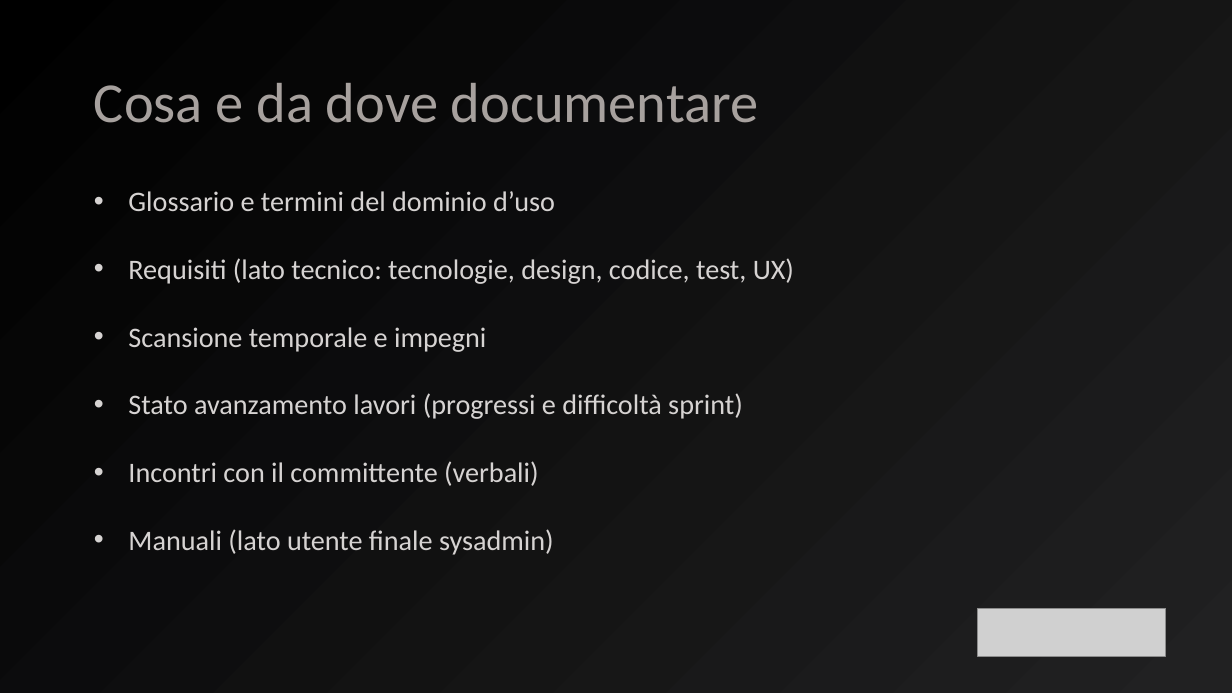
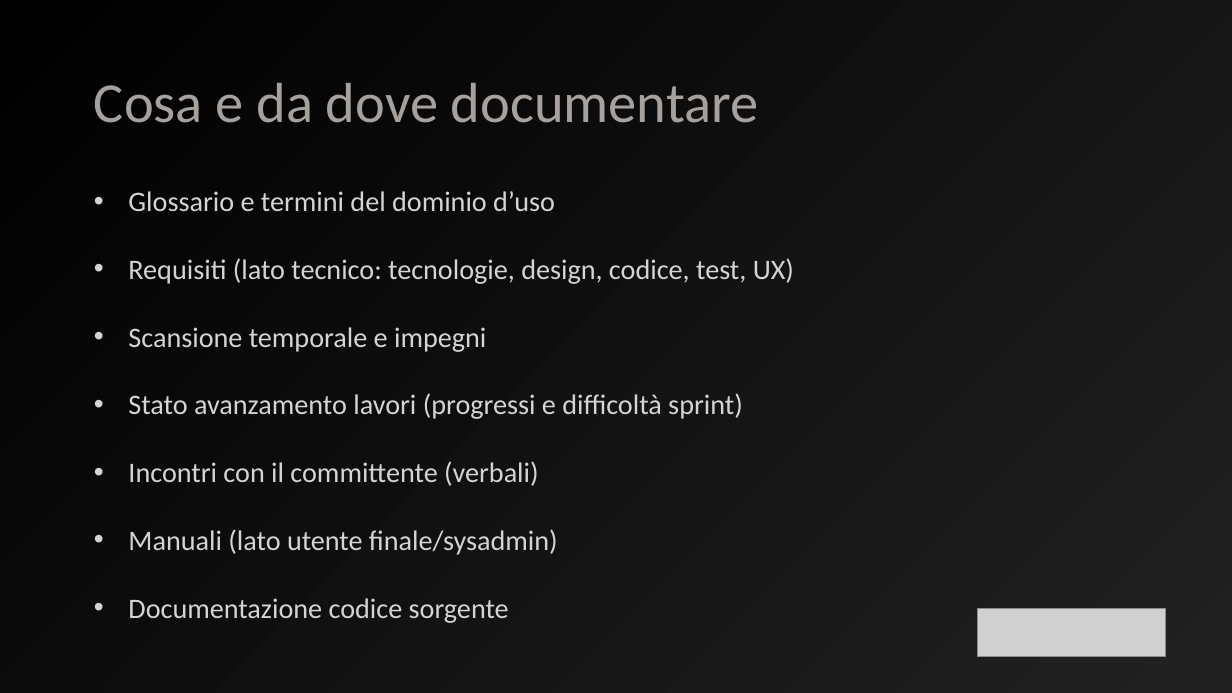
Before and after one commit to SWEG-Software-Engineering-Group/docs, a slide deck: slide 2 of FIipped Classrooms/Flipped Classroom - Documentazione.pptx. Drawn at 1232x693 pixels with LibreOffice and Linux fonts; fonts in the diff are those of the drawing; grey boxes stand for pictures. Boxes give left, top, right and bottom in pixels: in the first picture for what was removed or moved away, otherwise in the second. Text is boxed around its words. In the diff, an @@ line names an element or a change of style, - is before the commit and + after.

```diff
--- a/FIipped Classrooms/Flipped Classroom - Documentazione.pptx
+++ b/FIipped Classrooms/Flipped Classroom - Documentazione.pptx
@@ text at (x1=128, y1=529, x2=558, y2=623): text changed @@
-• Manuali (lato utente finale sysadmin)
+• Manuali (lato utente finale/sysadmin)
+• Documentazione codice sorgente
```
